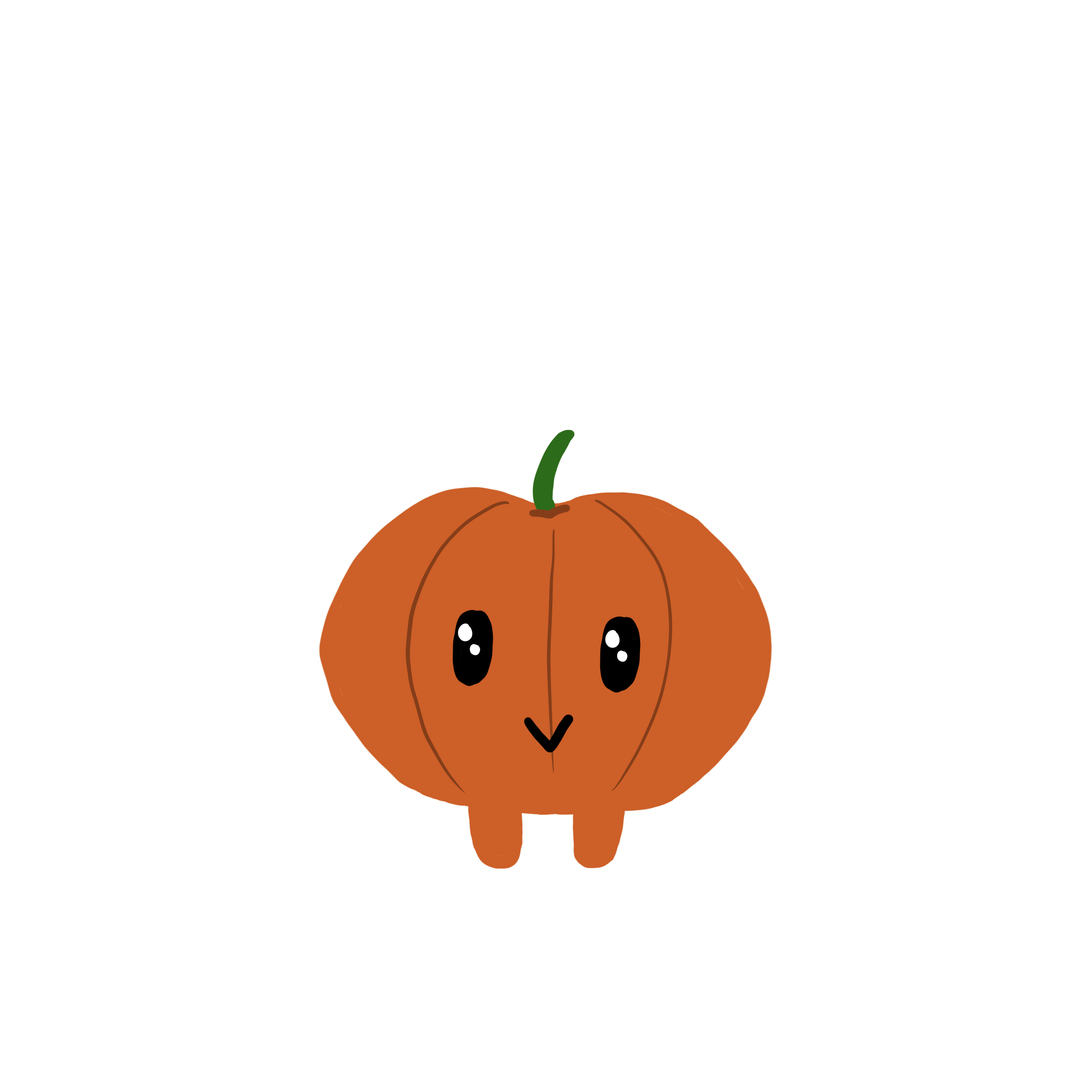
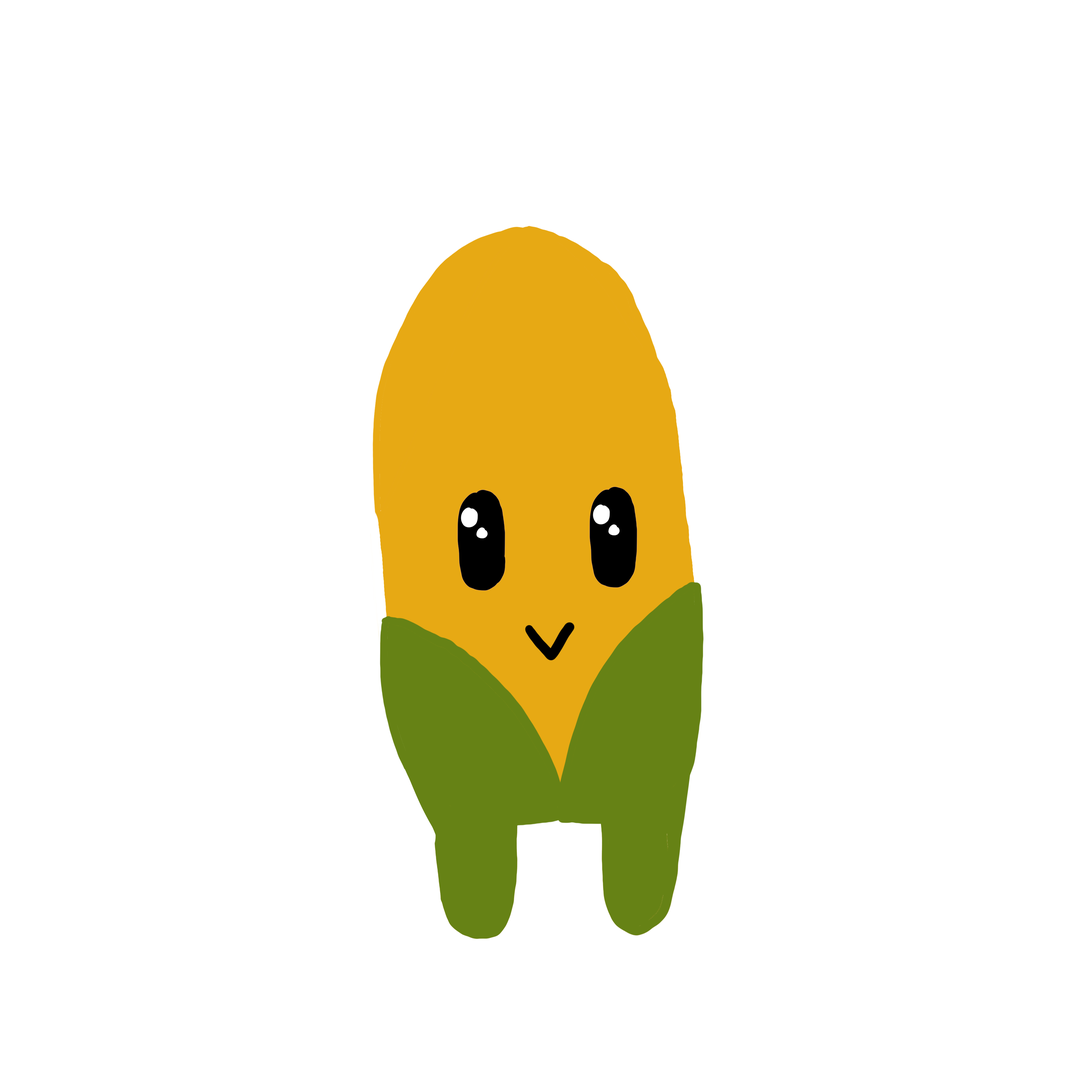
Layer changes from the first 1091x1091 image to the second:
showed "Layer 1" (1st of 2) over [369, 225, 705, 940]
hid "Layer 8" (1st of 2) over [318, 429, 773, 870]
